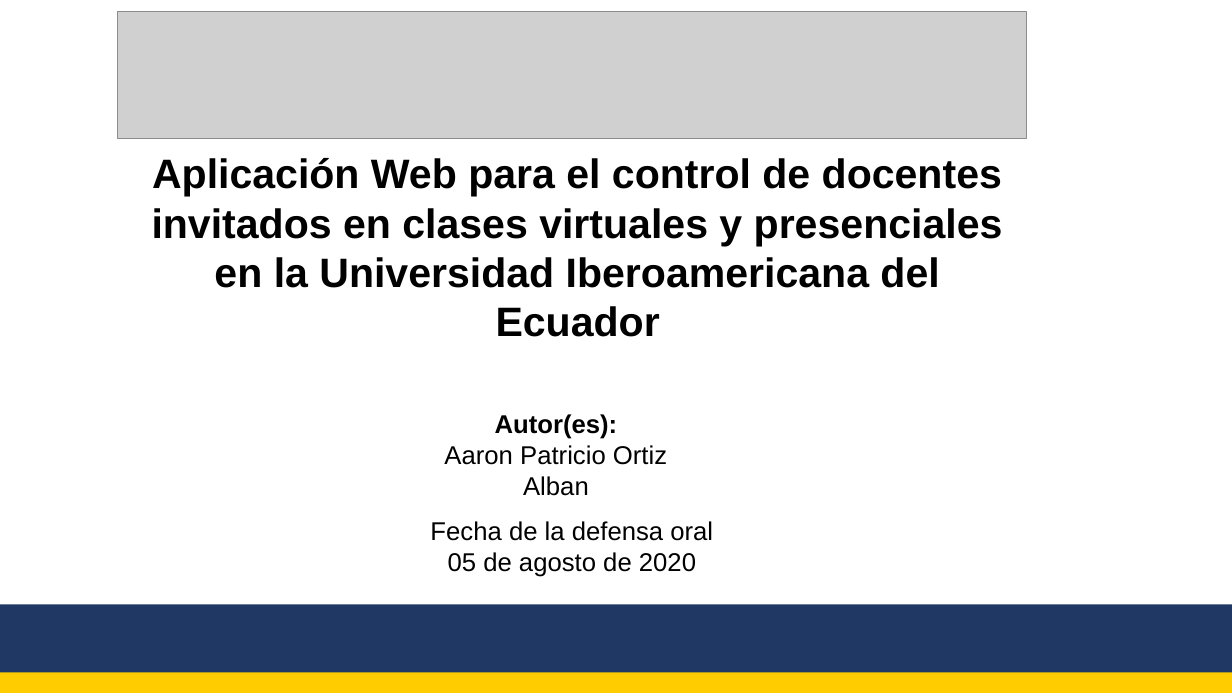
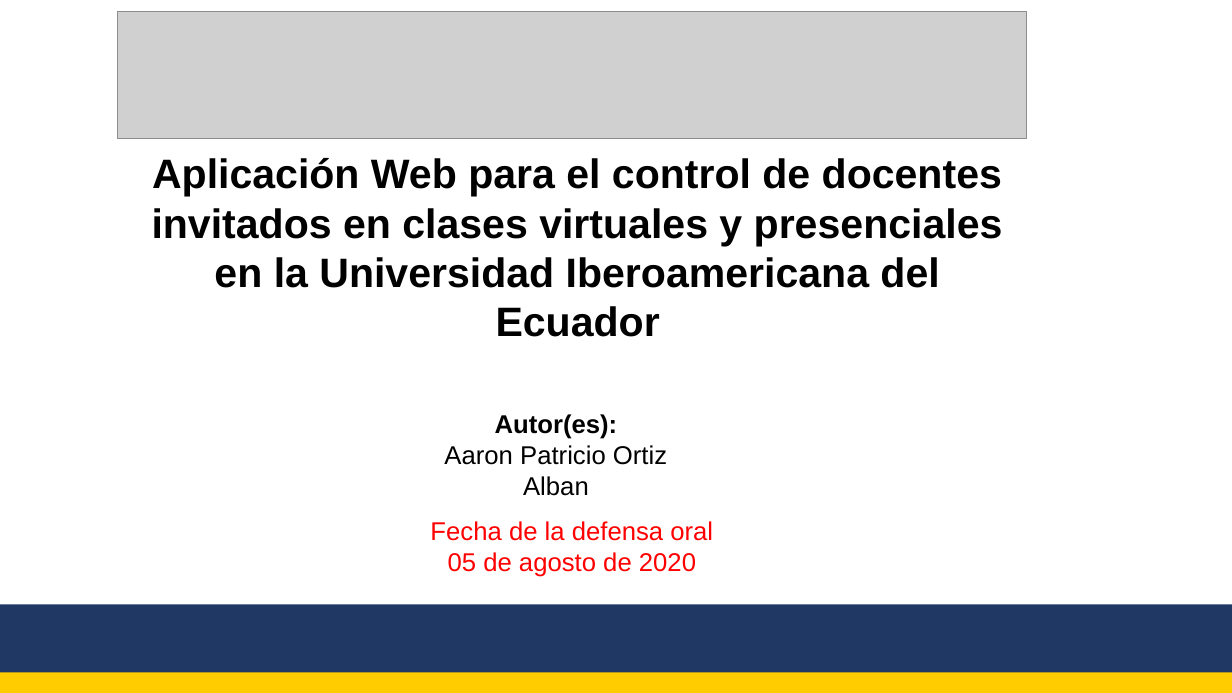
Before and after one commit to Aaron776/TesisDocumento, a slide deck: slide 1 of Presentacion del Trabajo de Titulacion.pptx. Drawn at 1232x693 pixels with LibreOffice and Linux fonts; fonts in the diff are those of the drawing; grey boxes stand for pictures. Boxes give left, top, right and bottom in pixels: in the first picture for what was removed or moved away, otherwise in the second. Text is boxed around its words. In the diff, an @@ line names an element or a change of style, - is before the commit and + after.

```diff
--- a/Presentacion del Trabajo de Titulacion.pptx
+++ b/Presentacion del Trabajo de Titulacion.pptx
@@ text "Fecha de la defensa oral" at box(430, 521, 713, 577): text colour #000000 to #FF0000 @@
```
Also in this commit, not shown: 8 other slides changed, 18 slides added, 16 slides removed, 2 other files.
